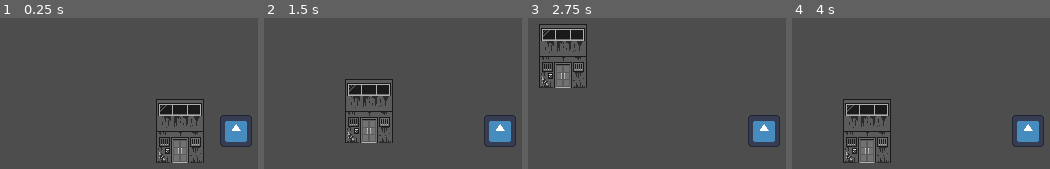
Above: before the commit, frames 1-4 (left to right).
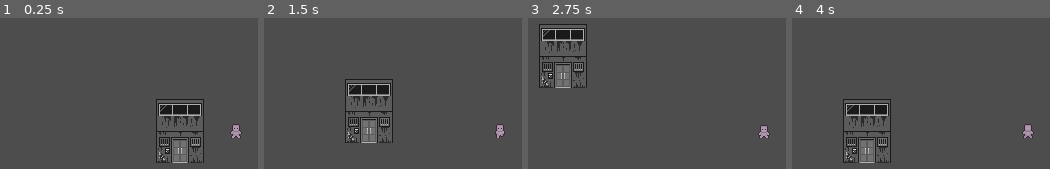
Above: after the commit, the same moments.

Repository: RadioR4Y/slickpocketing
Game: Godot game, scene res://main.tscn
Two runs of this game, one before a commit and one after it. Both use one fixed random seed, a clock stepped at 60 frames per second and the inputs below. The engine's default icon, where the game draws it, is replaced by a stand-in: a white triangle on a blue panel in a dark square.
Inputs:
- Up to frame 1 (0.25 s): no input
- Up to frame 2 (1.5 s): tap Enter at 0.5 s; hold D (right) 0.53-1.28 s; hold S (down) from 1.28 s (still down)
- Up to frame 3 (2.75 s): release S (down) at 2.03 s; hold D (right) from 2.03 s (still down)
- Up to frame 4 (4 s): release D (right) at 2.78 s; hold W (up) 2.78-3.53 s; hold A (left) from 3.53 s (still down)

The runs differ from the first frame. In frame 1, 1.5% of the frame differs, in the area x 85-98%, y 64-86%; in frame 2, 1.5%; in frame 3, 1.5%; in frame 4, 1.5%.

Commit message:
player animation

Diff:
--- a/Assets/Scripts/player.gd
+++ b/Assets/Scripts/player.gd
@@ -14,3 +14,41 @@
 	# Move and Slide function uses velocity of character body to move character on map
 	move_and_slide()
 	#move_and_collide()
+
+#animation
+var left = false
+
+
+
+func _ready() -> void:
+	$animation.play("idlefront")
+
+func _process(delta: float) -> void:
+
+	if Input.is_action_just_pressed("right"):
+		$animation.play("walkside")
+		left = false
+
+	if Input.is_action_just_released("right"):
+		$animation.play("idleside")
+
+	if velocity.x:
+		$animation.flip_h = velocity.x < 0
+
+	if Input.is_action_just_pressed("left"):
+		$animation.play("walkside")
+
+	if Input.is_action_just_released("left"):
+		$animation.play("idleside")
+
+	if Input.is_action_just_pressed("up"):
+		$animation.play("walkback")
+
+	if Input.is_action_just_released("up"):
+		$animation.play("idleback")
+
+	if Input.is_action_just_pressed("down"):
+		$animation.play("walkfront")
+
+	if Input.is_action_just_released("down"):
+		$animation.play("idlefront")
--- a/Scenes/player.tscn
+++ b/Scenes/player.tscn
@@ -1,7 +1,166 @@
 [gd_scene format=3 uid="uid://drd44ujlnofi6"]
 
 [ext_resource type="Script" uid="uid://bfbclt4lsbbh2" path="res://Assets/Scripts/player.gd" id="1_cvnsp"]
-[ext_resource type="Texture2D" uid="uid://by2e4iwtf6ykp" path="res://icon.svg" id="1_v0iea"]
+[ext_resource type="Texture2D" uid="uid://bsu0uvt2qpoio" path="res://Assets/Character/prototype_character.png" id="2_cvnsp"]
+
+[sub_resource type="AtlasTexture" id="AtlasTexture_vgqql"]
+atlas = ExtResource("2_cvnsp")
+region = Rect2(0, 64, 32, 32)
+
+[sub_resource type="AtlasTexture" id="AtlasTexture_fkybt"]
+atlas = ExtResource("2_cvnsp")
+region = Rect2(32, 64, 32, 32)
+
+[sub_resource type="AtlasTexture" id="AtlasTexture_cvnsp"]
+atlas = ExtResource("2_cvnsp")
+region = Rect2(0, 0, 32, 32)
+
+[sub_resource type="AtlasTexture" id="AtlasTexture_6t5aa"]
+atlas = ExtResource("2_cvnsp")
+region = Rect2(32, 0, 32, 32)
+
+[sub_resource type="AtlasTexture" id="AtlasTexture_x3wgy"]
+atlas = ExtResource("2_cvnsp")
+region = Rect2(0, 32, 32, 32)
+
+[sub_resource type="AtlasTexture" id="AtlasTexture_3smsa"]
+atlas = ExtResource("2_cvnsp")
+region = Rect2(32, 32, 32, 32)
+
+[sub_resource type="AtlasTexture" id="AtlasTexture_8erm5"]
+atlas = ExtResource("2_cvnsp")
+region = Rect2(0, 160, 32, 32)
+
+[sub_resource type="AtlasTexture" id="AtlasTexture_f1ek2"]
+atlas = ExtResource("2_cvnsp")
+region = Rect2(32, 160, 32, 32)
+
+[sub_resource type="AtlasTexture" id="AtlasTexture_tx1dd"]
+atlas = ExtResource("2_cvnsp")
+region = Rect2(64, 160, 32, 32)
+
+[sub_resource type="AtlasTexture" id="AtlasTexture_gymyn"]
+atlas = ExtResource("2_cvnsp")
+region = Rect2(96, 160, 32, 32)
+
+[sub_resource type="AtlasTexture" id="AtlasTexture_pu2lt"]
+atlas = ExtResource("2_cvnsp")
+region = Rect2(0, 96, 32, 32)
+
+[sub_resource type="AtlasTexture" id="AtlasTexture_ukyrk"]
+atlas = ExtResource("2_cvnsp")
+region = Rect2(32, 96, 32, 32)
+
+[sub_resource type="AtlasTexture" id="AtlasTexture_7dp3o"]
+atlas = ExtResource("2_cvnsp")
+region = Rect2(64, 96, 32, 32)
+
+[sub_resource type="AtlasTexture" id="AtlasTexture_h4iuc"]
+atlas = ExtResource("2_cvnsp")
+region = Rect2(96, 96, 32, 32)
+
+[sub_resource type="AtlasTexture" id="AtlasTexture_fd4e3"]
+atlas = ExtResource("2_cvnsp")
+region = Rect2(0, 128, 32, 32)
+
+[sub_resource type="AtlasTexture" id="AtlasTexture_qqcod"]
+atlas = ExtResource("2_cvnsp")
+region = Rect2(32, 128, 32, 32)
+
+[sub_resource type="AtlasTexture" id="AtlasTexture_igrcy"]
+atlas = ExtResource("2_cvnsp")
+region = Rect2(64, 128, 32, 32)
+
+[sub_resource type="AtlasTexture" id="AtlasTexture_fs7ks"]
+atlas = ExtResource("2_cvnsp")
+region = Rect2(96, 128, 32, 32)
+
+[sub_resource type="SpriteFrames" id="SpriteFrames_vgqql"]
+animations = [{
+"frames": [{
+"duration": 1.0,
+"texture": SubResource("AtlasTexture_vgqql")
+}, {
+"duration": 1.0,
+"texture": SubResource("AtlasTexture_fkybt")
+}],
+"loop": true,
+"name": &"idleback",
+"speed": 1.5
+}, {
+"frames": [{
+"duration": 1.0,
+"texture": SubResource("AtlasTexture_cvnsp")
+}, {
+"duration": 1.0,
+"texture": SubResource("AtlasTexture_6t5aa")
+}],
+"loop": true,
+"name": &"idlefront",
+"speed": 1.5
+}, {
+"frames": [{
+"duration": 1.0,
+"texture": SubResource("AtlasTexture_x3wgy")
+}, {
+"duration": 1.0,
+"texture": SubResource("AtlasTexture_3smsa")
+}],
+"loop": true,
+"name": &"idleside",
+"speed": 1.5
+}, {
+"frames": [{
+"duration": 1.0,
+"texture": SubResource("AtlasTexture_8erm5")
+}, {
+"duration": 1.0,
+"texture": SubResource("AtlasTexture_f1ek2")
+}, {
+"duration": 1.0,
+"texture": SubResource("AtlasTexture_tx1dd")
+}, {
+"duration": 1.0,
+"texture": SubResource("AtlasTexture_gymyn")
+}],
+"loop": true,
+"name": &"walkback",
+"speed": 3.0
+}, {
+"frames": [{
+"duration": 1.0,
+"texture": SubResource("AtlasTexture_pu2lt")
+}, {
+"duration": 1.0,
+"texture": SubResource("AtlasTexture_ukyrk")
+}, {
+"duration": 1.0,
+"texture": SubResource("AtlasTexture_7dp3o")
+}, {
+"duration": 1.0,
+"texture": SubResource("AtlasTexture_h4iuc")
+}],
+"loop": true,
+"name": &"walkfront",
+"speed": 3.0
+}, {
+"frames": [{
+"duration": 1.0,
+"texture": SubResource("AtlasTexture_fd4e3")
+}, {
+"duration": 1.0,
+"texture": SubResource("AtlasTexture_qqcod")
+}, {
+"duration": 1.0,
+"texture": SubResource("AtlasTexture_igrcy")
+}, {
+"duration": 1.0,
+"texture": SubResource("AtlasTexture_fs7ks")
+}],
+"loop": true,
+"name": &"walkside",
+"speed": 3.0
+}]
 
 [sub_resource type="RectangleShape2D" id="RectangleShape2D_v0iea"]
 size = Vector2(32, 32)
@@ -9,9 +168,9 @@
 [node name="CharacterBody2D" type="CharacterBody2D" unique_id=1820272655]
 script = ExtResource("1_cvnsp")
 
-[node name="Sprite2D" type="Sprite2D" parent="." unique_id=344437755]
-scale = Vector2(0.25, 0.25)
-texture = ExtResource("1_v0iea")
+[node name="animation" type="AnimatedSprite2D" parent="." unique_id=2133137415]
+sprite_frames = SubResource("SpriteFrames_vgqql")
+animation = &"idlefront"
 
 [node name="CollisionShape2D" type="CollisionShape2D" parent="." unique_id=1043436235]
 shape = SubResource("RectangleShape2D_v0iea")
Binary file added: Assets/Character/_prototype_character.aseprite
Binary file added: Assets/Character/prototype_character.png
Not shown, added: Assets/Character/prototype_character.png.import
Binary file added: Assets/Character/prototype_character_blue.png
Not shown, added: Assets/Character/prototype_character_blue.png.import
Binary file added: Assets/Character/prototype_character_green.png
Not shown, added: Assets/Character/prototype_character_green.png.import
Binary file added: Assets/Character/prototype_character_red.png
Not shown, added: Assets/Character/prototype_character_red.png.import
Binary file added: Assets/Character/prototype_character_shadow.png
Not shown, added: Assets/Character/prototype_character_shadow.png.import
Binary file added: Assets/Character/prototype_character_yellow.png
(and 1 more such lines)
